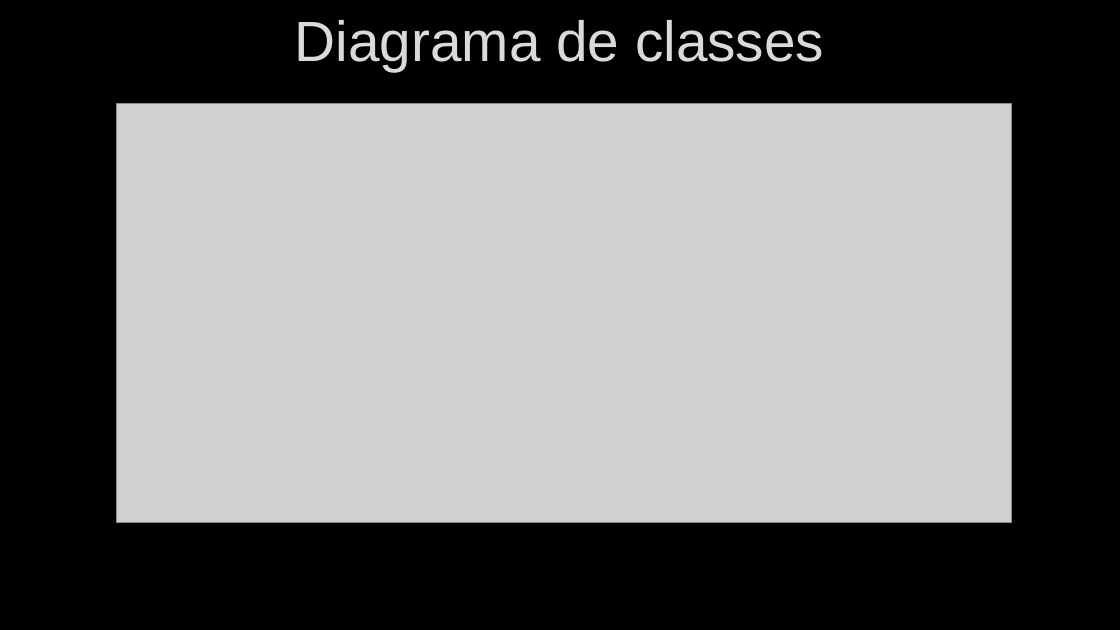
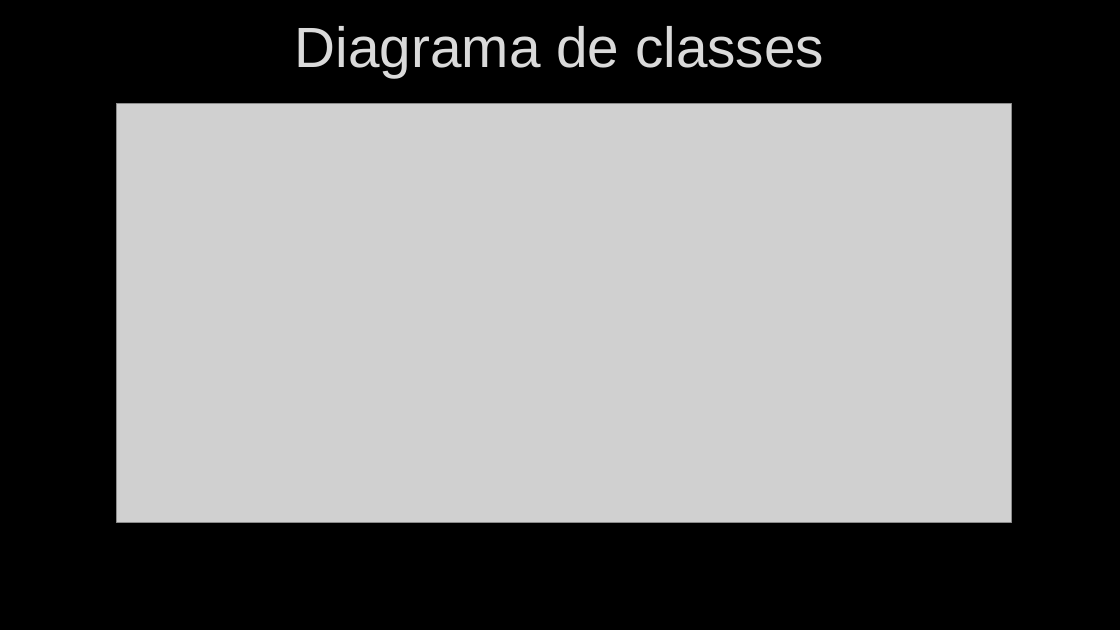
Before and after one commit to ThomazSato/UP-ADS, a slide deck: slide 4 of apresentação aps.pptx. Drawn at 1120x630 pixels with LibreOffice and Linux fonts; fonts in the diff are those of the drawing; grey boxes stand for pictures; background and template pictures are left out. Boxes give left, top, right and bottom in pixels: in the first picture for what was removed or moved away, otherwise in the second. Text is boxed around its words. In the diff, an @@ line names an element or a change of style, - is before the commit and + after.

```diff
--- a/apresentação aps.pptx
+++ b/apresentação aps.pptx
@@ title "Diagrama de classes": place and size @@
-title "Diagrama de classes" at bbox=[295, 20, 824, 71]
+title "Diagrama de classes" at bbox=[295, 26, 824, 77]
```
Also in this commit, not shown: 3 other slides changed, 2 slides added.
